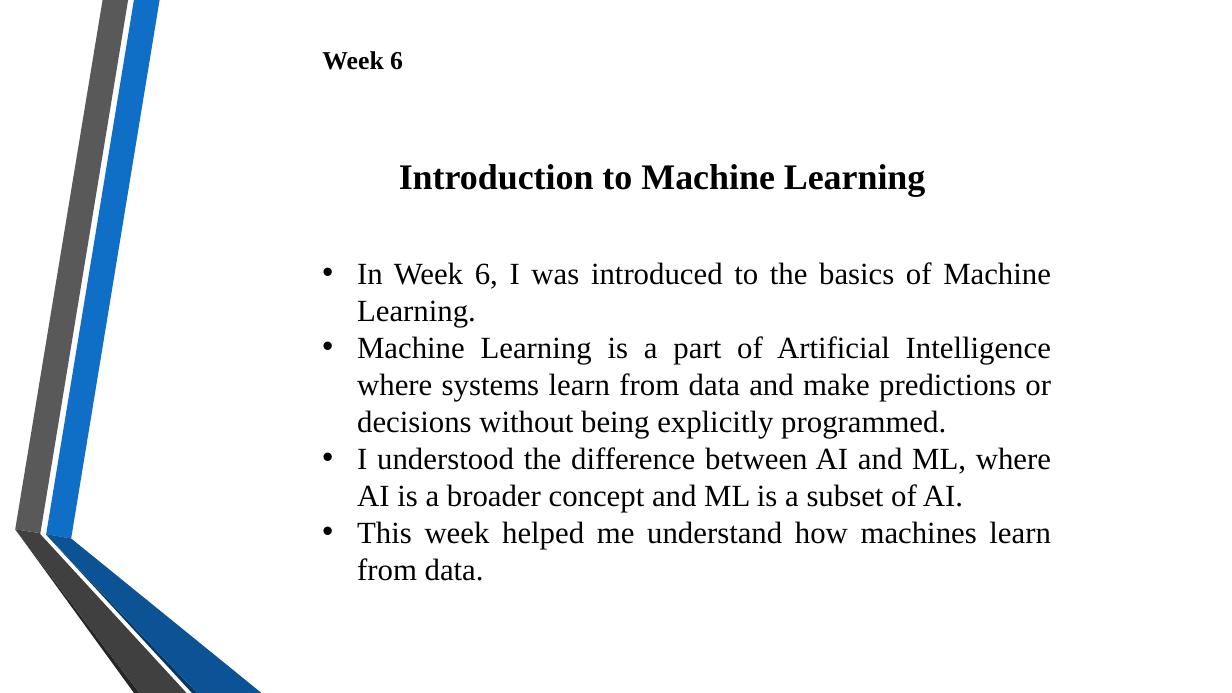
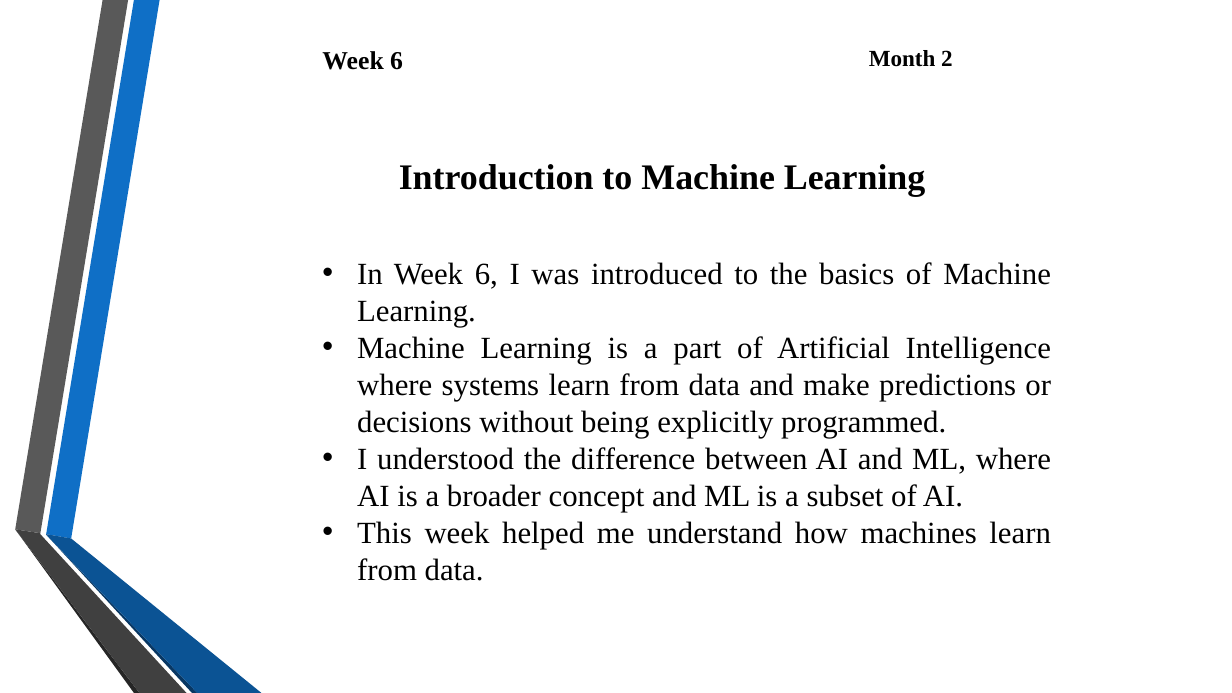
Before and after one commit to VaishnaviJadhav350/intern, a slide deck: slide 14 of Presentation 1 to 8.pptx (slide 16 before the commit). Drawn at 1232x693 pixels with LibreOffice and Linux fonts; fonts in the diff are those of the drawing; background and template pictures are left out. Boxes give left, top, right and bottom in pixels: in the first picture for what was removed or moved away, otherwise in the second. Text is boxed around its words. In the diff, an @@ line names an element or a change of style, - is before the commit and + after.

```diff
--- a/Presentation 1 to 8.pptx
+++ b/Presentation 1 to 8.pptx
@@ text added at [869, 50, 953, 67], 18 pt, text #000000, bold @@
+Month 2
```
Also in this commit, not shown: 1 other slide changed, 13 slides added, 6 slides removed, 6 other files.
